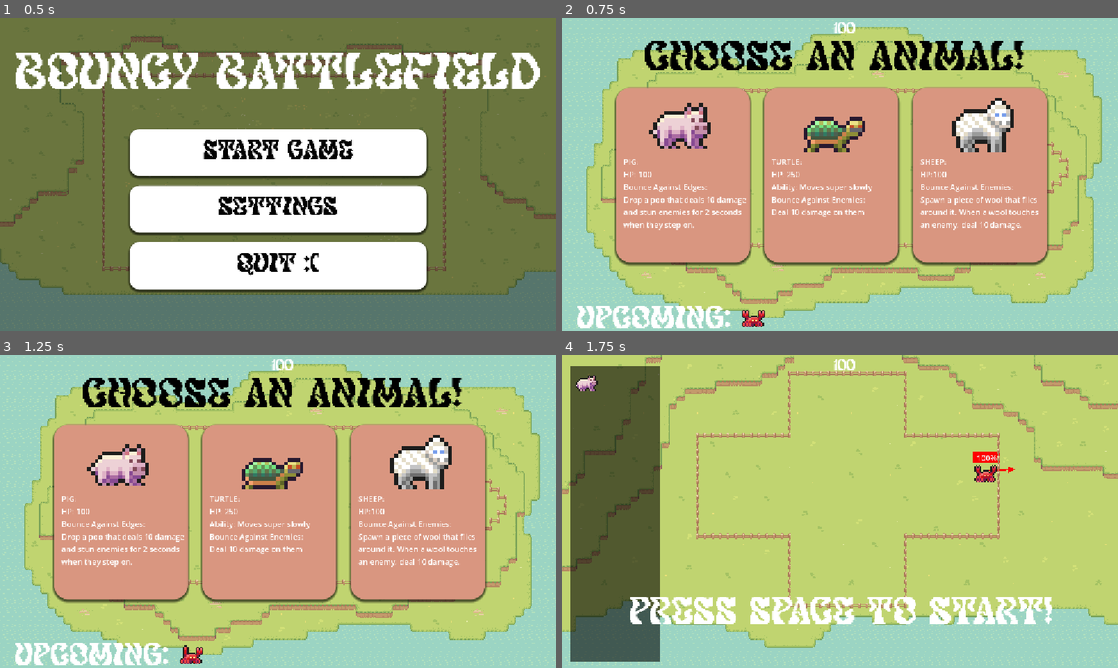
Above: before the commit, frames 1-4 (two rows, left to right).
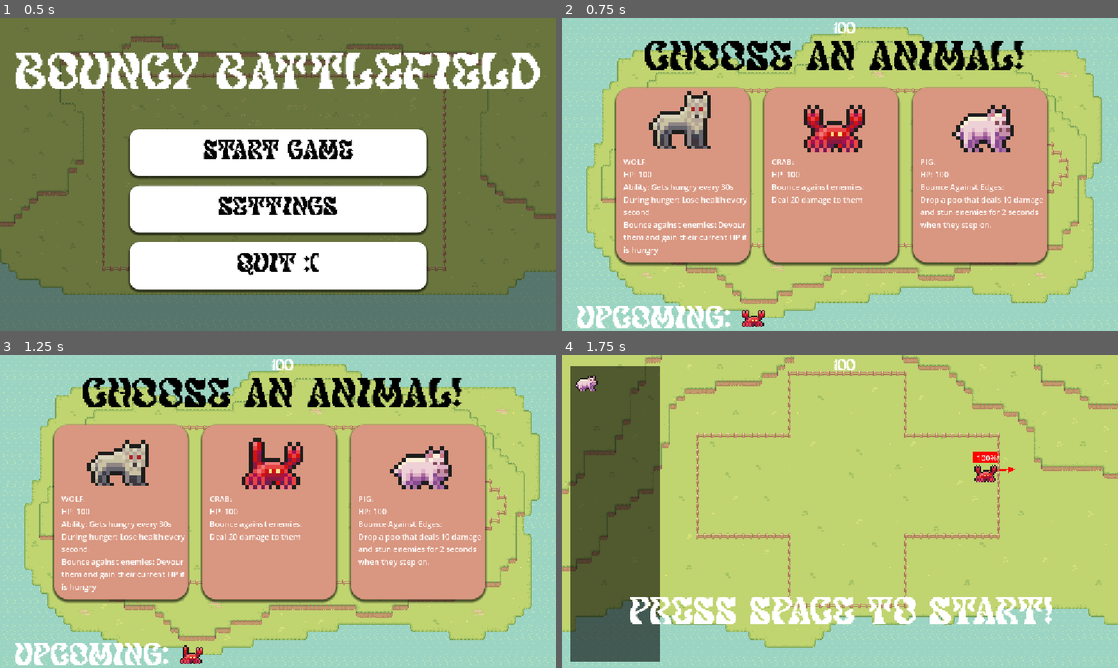
Above: after the commit, the same moments.

Repository: NNKD-Kevin/bouncy-battlefield
Game: Godot game, scene res://scenes/main_menu.tscn
Two runs of this game, one before a commit and one after it. Both use one fixed random seed, a clock stepped at 60 frames per second and the inputs below.
Inputs:
- Up to frame 1 (0.5 s): no input
- Up to frame 2 (0.75 s): click "START GAME" at 0.5 s
- Up to frame 3 (1.25 s): no input
- Up to frame 4 (1.75 s): click "PIG: HP: 100 Bounce Against E…" at 1.25 s

Frame 1 is identical in both runs. In frame 2, 6.3% of the frame differs, in the area x 11-87%, y 23-76%; in frame 3, 6.1%; in frame 4, nothing differs.

Commit message:
Numbers fix

Diff:
--- a/haven-game/script/recruit.gd
+++ b/haven-game/script/recruit.gd
@@ -46,7 +46,7 @@
 			option.visible=true
 	choices=[]
 	while len(cache)<3:
-		var gacha=randi_range(4,len(AnimalData.ENEMY_TYPES))
+		var gacha=randi_range(1,len(AnimalData.ENEMY_TYPES))
 		if gacha not in cache:
 			cache.append(gacha)
 	for i in range(len(options)):
--- a/haven-game/script/wool.gd
+++ b/haven-game/script/wool.gd
@@ -16,7 +16,7 @@
 		var collider=collision.get_collider()
 		if collider is CharacterBody2D:
 			if collider is Animal and collider.side!=side:
-				collider.hp-=10
+				collider.hp-=15
 				collider.flash_animation.play('flash')
 				queue_free()
 			else:
